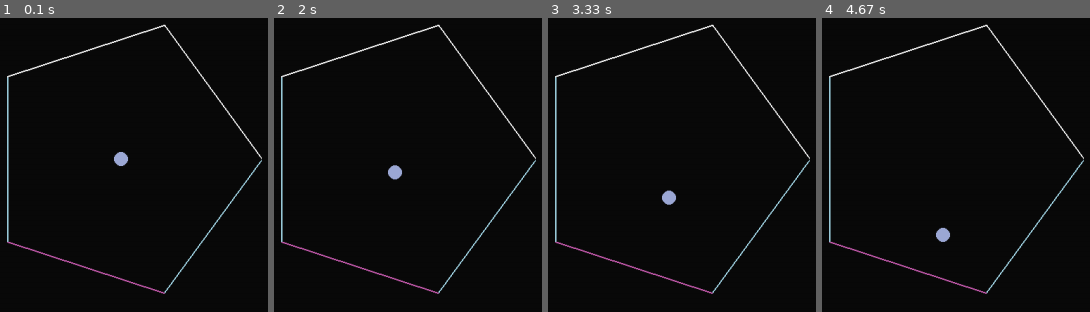
Above: before the commit, frames 1-4 (left to right).
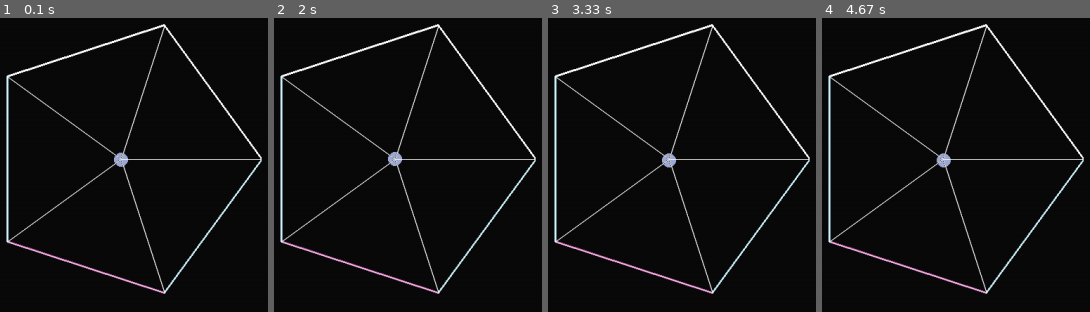
Above: after the commit, the same moments.

Repository: jwannamaker/PolyBounce
Game: pygame game, started from main.py
The game is run twice, just before and just after one commit, with the same random seed, the same clock (stepped at 60 frames per second) and the same inputs.
Inputs:
- Up to frame 1 (0.1 s): no input
- Up to frame 2 (2 s): hold D 0.33-0.8 s; hold A from 1.83 s (still down)
- Up to frame 3 (3.33 s): release A at 2.37 s
- Up to frame 4 (4.67 s): no input

The runs differ from the first frame. In frame 1, 3.5% of the frame differs, in the area x 2-98%, y 2-94%; in frame 2, 3.7%; in frame 3, 3.8%; in frame 4, 3.8%.

Commit message:
Beautiful things happen all the time :)

Diff:
--- a/ball.py
+++ b/ball.py
@@ -54,35 +54,35 @@
     def update(self, dt):
         self.prev_rect = self.rect.copy()
 
-        self.velocity += self.acceleration * dt
         # Applying any user input for movement
         if self.keys_held.count('left'):
-            self.velocity.x *= 1.1
+            self.velocity.x += 1
         if self.keys_held.count('right'):
-            self.velocity.x *= -1.1
+            self.velocity.x -= 1
 
         # Checking if hit left wall, correct position to be within the wall and bounce off
         if self.position.x - self.radius < 0:
             self.position.x = self.radius
-            self.direction.x *= -0.2    # Negative to reverse direction, < 1 to simulate loss of momentum
+            self.velocity.x *= -0.2    # Negative to reverse direction, < 1 to simulate loss of momentum
 
         # Checking if hit right wall
         if self.position.x + self.radius >= SCREEN_SIZE.x:
             self.position.x = SCREEN_SIZE.x - self.radius
-            self.direction.x *= -0.2    # Bounce off with a dampening effect
+            self.velocity.x *= -0.2    # Bounce off with a dampening effect
 
         # Checking if hit top wall
         if self.position.y - self.radius < 0:
             self.position.y = self.radius
-            self.direction.y *= -0.9
+            self.velocity.y *= -0.9
 
         # Checking if hit bottom wall
         if self.position.y + self.radius >= SCREEN_SIZE.y:
             self.position.y = SCREEN_SIZE.y - self.radius
-            self.direction.y *= -0.9
+            self.velocity.y *= -0.9
 
         if self.direction.magnitude() != 0:
             self.direction.normalize_ip()
+        self.velocity += self.acceleration * dt
         self.position.x += self.direction.x * self.velocity.x * dt
         self.position.y += self.direction.y * self.velocity.y * dt
         self.rect.topleft = self.position - Vector2(self.radius)
--- a/game.py
+++ b/game.py
@@ -93,7 +93,7 @@
 
     def process_game_logic(self):
         # Checks if the player ball is currently inside of the inscribed circle of the ring
-        if pygame.sprite.spritecollide(self.player_ball, self.ring_group, False, pygame.sprite.collide_rect):
+        if pygame.sprite.spritecollide(self.player_ball, self.ring_group, False, pygame.sprite.collide_circle):
 
             player_mask = self.player_ball.mask
             ring_mask = self.inner_ring.mask
@@ -104,9 +104,8 @@
             if overlap_amount >= 1:
                 dx = ring_mask.overlap_area(player_mask, (offset_x + 1, offset_y)) - ring_mask.overlap_area(player_mask, (offset_x - 1, offset_y))
                 dy = ring_mask.overlap_area(player_mask, (offset_x, offset_y + 1)) - ring_mask.overlap_area(player_mask, (offset_x, offset_y - 1))
-        else:
-            self.player_ball.velocity *= -1
-
+                self.player_ball.position.x += dx
+                self.player_ball.position.y += dy
 
         self.player_ball.update(self.dt)
         self.inner_ring.update()
--- a/polygon.py
+++ b/polygon.py
@@ -1,25 +1,39 @@
 import pygame
 from utils import *
 
-class Line(pygame.sprite.Sprite):
+
+class PolySegment(pygame.sprite.Sprite):
     '''
-        Represents a line for the side of a Polygon
+        Represents a segment of a polygon. Helps the collision detection, amongst
+        many other things.
+
+        Requirements: Return some way to determine the slope of the line that
+        the ball has collided with
     '''
-    def __init__(self, start, end, image, color, thickness=3):
+    def __init__(self, start, end, color, thickness = 3):
         super().__init__()
+
         self.start = Vector2(start)
         self.end = Vector2(end)
+        self.color = color
+        self.thickness = thickness
 
-        self.thickness = thickness
-        self.color = color
-
-        self.length = self.get_length()
-        self.rect = pygame.draw.line(image, self.color, self.start, self.end, self.thickness)
-
+    def draw(self, poly_center, surface):
+        pygame.draw.line(surface, self.color, self.start, self.end, self.thickness)
+        x_pos = surface.get_rect().width // 2
+        y_pos = surface.get_rect().height // 2
+        points = [self.end, Vector2(x_pos, y_pos), self.start]
+        pygame.draw.aalines(surface, PALLETE['white'], True, points)
 
     def get_length(self):
         return self.start.distance_to(self.end)
 
+    def get_normal(self):
+        unit_z_vector = Vector3(0, 0, 1)
+        side_vector = Vector3(self.end.x - self.start.x, self.end.y - self.start.y, 0)
+        normal = unit_z_vector.cross(side_vector)
+        print('Side vector:', side_vector, '; Normal Vector:', normal)
+        return normal
 
 
 class Polygon(pygame.sprite.Sprite):
@@ -34,19 +48,19 @@
         self.radius = radius
         self.color = color
         self.position = Vector2(CENTER)
-        self.N = N              # number of sides
+        self.N = N                  # number of sides
 
         # self.active = False     # active ==> ball currently inside
         # self.keys_held = []
 
         self.theta = self.get_theta()
-        # self.radius = self.get_inradius()
         self.vertices = self.get_vertices()
         self.image = pygame.Surface((self.radius * 2, self.radius * 2))
         self.image.fill((0, 0, 0))
         self.image.set_colorkey((0, 0, 0))
-        # pygame.draw.lines(self.image, self.color, True, self.vertices, 3)
-        self.sides = self.draw_lines()
+
+        self.segments = []
+        self.draw_lines()
         self.rect = self.image.get_rect(center = self.position)
         self.prev_rect = self.rect.copy()   # stores previous frame position info
 
@@ -61,31 +75,23 @@
         '''
         return (2 * np.pi) / self.N
 
-    def get_inradius(self):
-        '''
-            Returns the apothem of this regular polygon, which is the same as the
-            radius of the largest possible inscribed circle.
-        '''
-        return self.radius * np.cos(self.theta)
-
     def get_vertices(self):
         vertices = []
         for i in range(self.N):
             theta = i * self.theta
             x = (self.radius * np.cos(theta)) + self.radius
             y = (self.radius * np.sin(theta)) + self.radius
-            vertices.append(np.array((x, y)))
+            vertices.append(Vector2(x, y))
         return vertices
 
     def draw_lines(self):
-        lines = []
         for i in range(0, len(self.vertices)):
             start = self.vertices[i]
             end = self.vertices[i + 1] if i + 1 < len(self.vertices) else self.vertices[0]
-            pygame.draw.line(self.image, random.choice(list(RING_PALLETE.values())), start, end, 2)
-            lines.append([start, end])
+            segment = PolySegment(start, end, random.choice(list(RING_PALLETE.values())))
+            segment.draw(self.position, self.image)
+            self.segments.append(segment)
         self.mask = pygame.mask.from_surface(self.image)
-        return lines
 
     # def get_vectors(self):
     #     vectors = []
--- a/tempCodeRunnerFile.py
+++ /dev/null
@@ -1,2 +0,0 @@
-
-    game.start()
--- a/utils.py
+++ b/utils.py
@@ -6,7 +6,7 @@
 import random
 import pygame
 import numpy as np
-from pygame import Vector2
+from pygame import Vector2, Vector3
 
 MAIN_DIR = os.path.split(os.path.abspath(__file__))[0]
 DATA_DIR = os.path.join(MAIN_DIR, 'data')
Binary file removed: data/bat.png
Not shown, removed: game-plans.md
